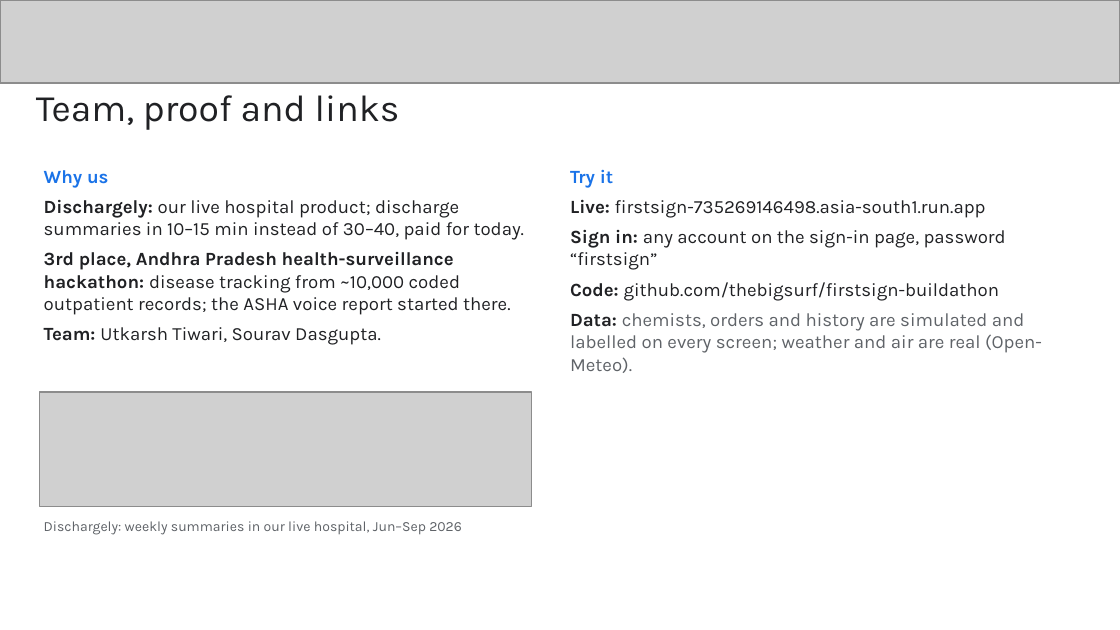
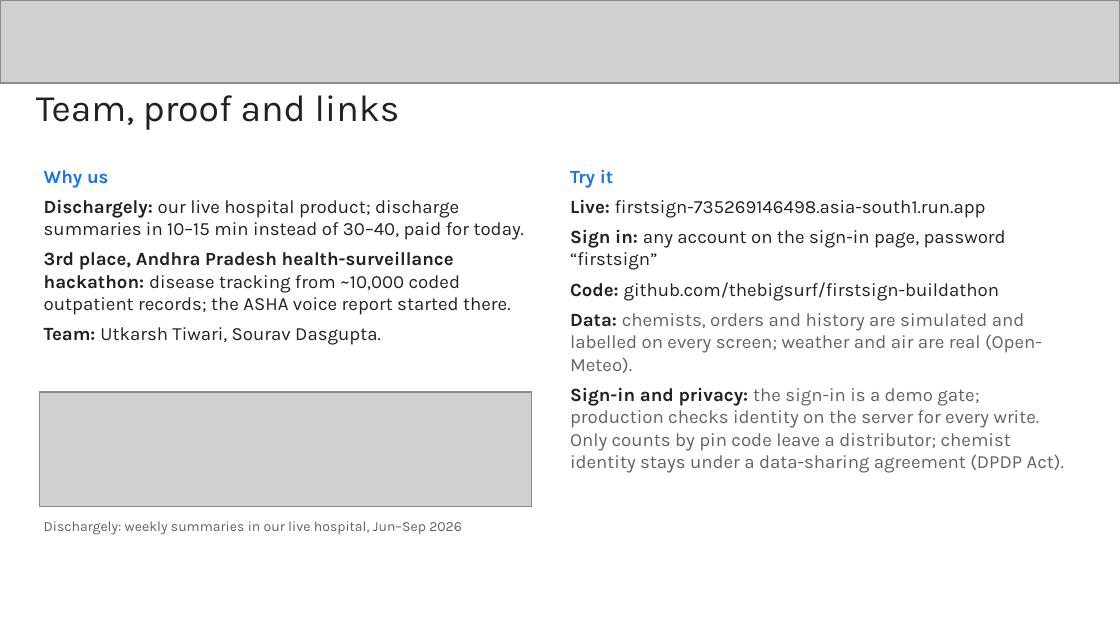
Before and after one commit to thebigsurf/firstsign-buildathon, a slide deck: slide 14 of docs/submission/FirstSign_Final_Submission.pptx. Drawn at 1120x630 pixels with LibreOffice and Linux fonts; fonts in the diff are those of the drawing; grey boxes stand for pictures. Boxes give left, top, right and bottom in pixels: in the first picture for what was removed or moved away, otherwise in the second. Text is boxed around its words. In the diff, an @@ line names an element or a change of style, - is before the commit and + after.

Commit message:
Decks: revenue split by product, smoke-test wording, sign-in and DPDP lines

```diff
--- a/docs/submission/FirstSign_Final_Submission.pptx
+++ b/docs/submission/FirstSign_Final_Submission.pptx
@@ text at box(570, 388, 1064, 473): paragraph added @@
+Sign-in and privacy: the sign-in is a demo gate; production checks identity on the server for every write. Only counts by pin code leave a distributor; chemist identity stays under a data-sharing agreement (DPDP Act).
```
Also in this commit, not shown: 3 other slides changed, 3 other files.
